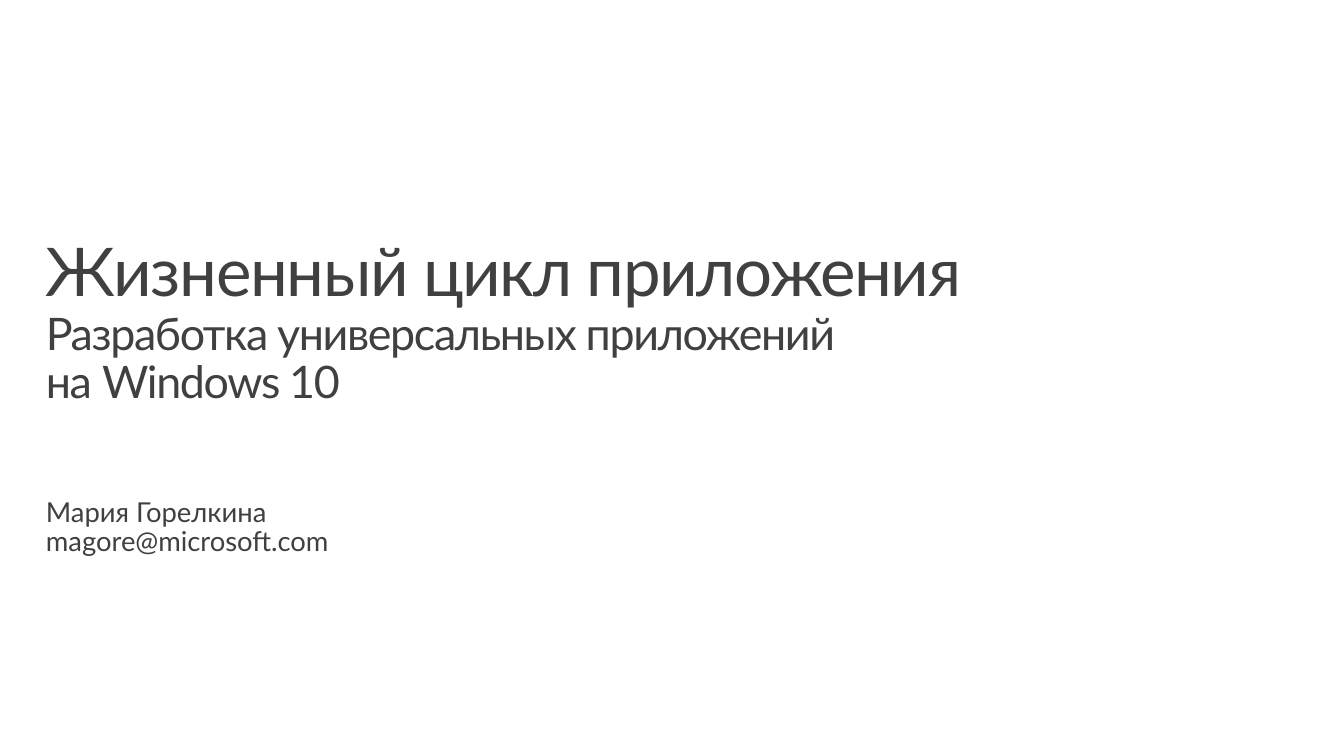
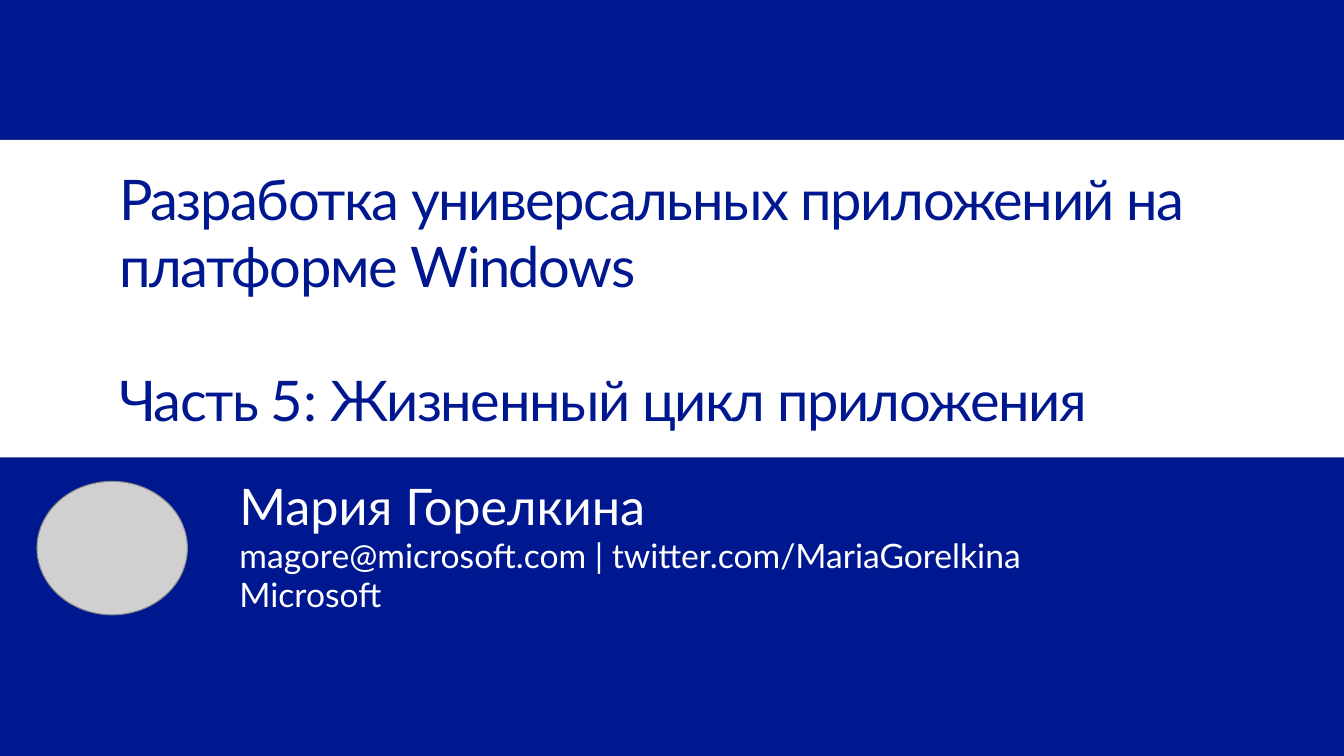
Before and after one commit to evangelism/Win10UWPCourse, a slide deck: slide 1 of 05. Application Lifecycle/5 - Application Lifecycle (RUS).pptx. Drawn at 1344x756 pixels with LibreOffice and Linux fonts; fonts in the diff are those of the drawing; grey boxes stand for pictures; background and template pictures are left out. Boxes give left, top, right and bottom in pixels: in the first picture for what was removed or moved away, otherwise in the second. Text is boxed around its words. In the diff, an @@ line names an element or a change of style, - is before the commit and + after.

```diff
--- a/05. Application Lifecycle/5 - Application Lifecycle (RUS).pptx
+++ b/05. Application Lifecycle/5 - Application Lifecycle (RUS).pptx
@@ background #FFFFFF to #00188F @@
@@ title added at [0, 140, 1344, 458], fill #FFFFFF, 40 pt, text #00188F @@
+Разработка универсальных приложений на платформе Windows
+Часть 5: Жизненный цикл приложения
@@ title removed at [46, 248, 961, 399] @@
-Жизненный цикл приложения
-Разработка универсальных приложений
-на Windows 10
@@ subtitle "Мария Горелкина": place and size @@
-subtitle "Мария Горелкина" at [46, 502, 328, 556]
+subtitle "Мария Горелкина" at [239, 489, 1021, 608]
@@ subtitle "Мария Горелкина" at [239, 489, 1021, 608]: vertical alignment bottom to top @@
@@ picture added at [37, 482, 188, 615] @@
@@ subtitle at [239, 489, 645, 534]: size 19.6 to 36 pt, text colour #404040 to #FFFFFF in "Мария Горелкина"; line spacing 0.9 to 0.8; more space between paragraphs @@
@@ subtitle at [239, 543, 1021, 608]: text changed; size 19.6 to 24 pt; text colour #404040 to #FFFFFF @@
-magore@microsoft.com
+magore@microsoft.com | twitter.com/MariaGorelkina
+Microsoft
```
Also in this commit, not shown: 3 slides added, 2 slides removed, 3 other files.
